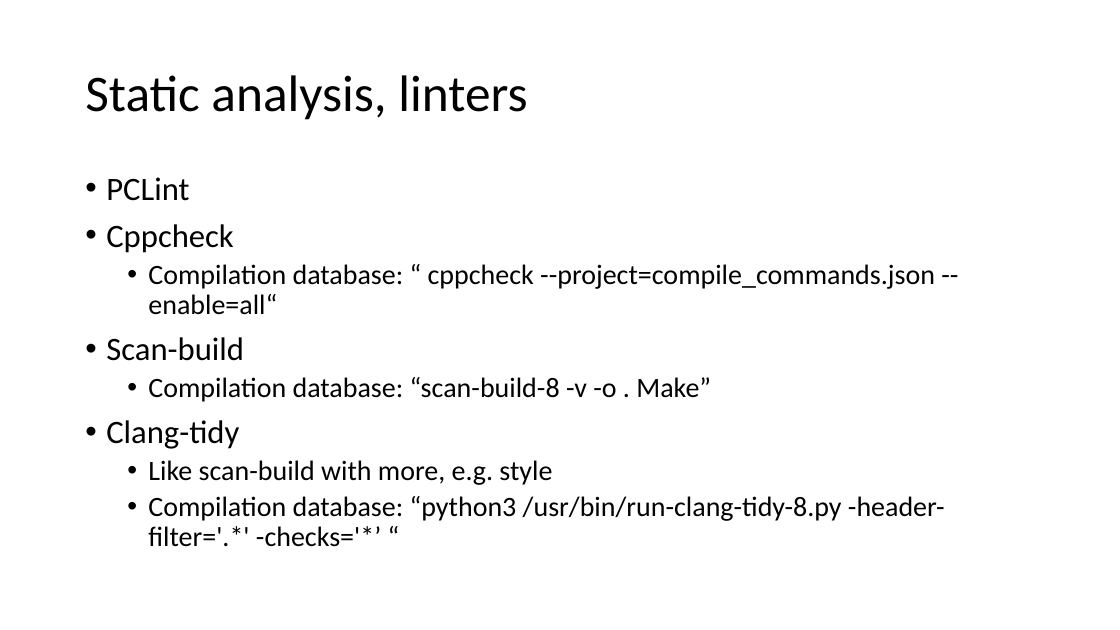
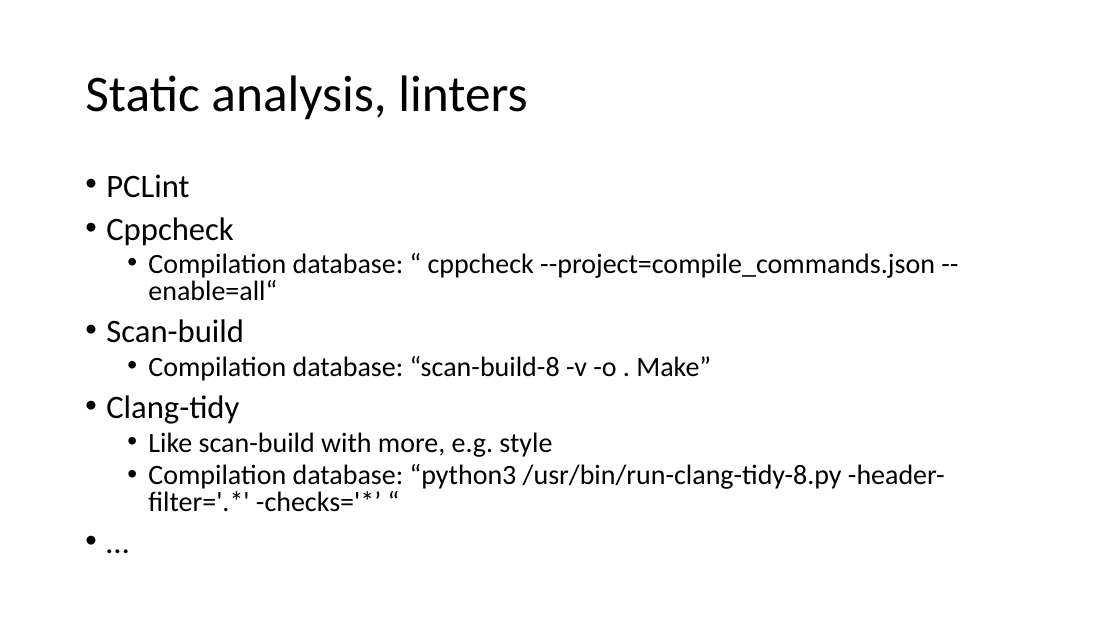
Before and after one commit to joelbygger/c_talk, a slide deck: slide 27 of presentation.pptx. Drawn at 1120x630 pixels with LibreOffice and Linux fonts; fonts in the diff are those of the drawing. Boxes give left, top, right and bottom in pixels: in the first picture for what was removed or moved away, otherwise in the second. Text is boxed around its words. In the diff, an @@ line names an element or a change of style, - is before the commit and + after.

```diff
--- a/presentation.pptx
+++ b/presentation.pptx
@@ text at (106,174,945,512): paragraph added @@
+• …
@@ text at (106,174,945,512): line spacing 0.9 to 0.8 @@
```
Also in this commit, not shown: 9 other slides changed.
